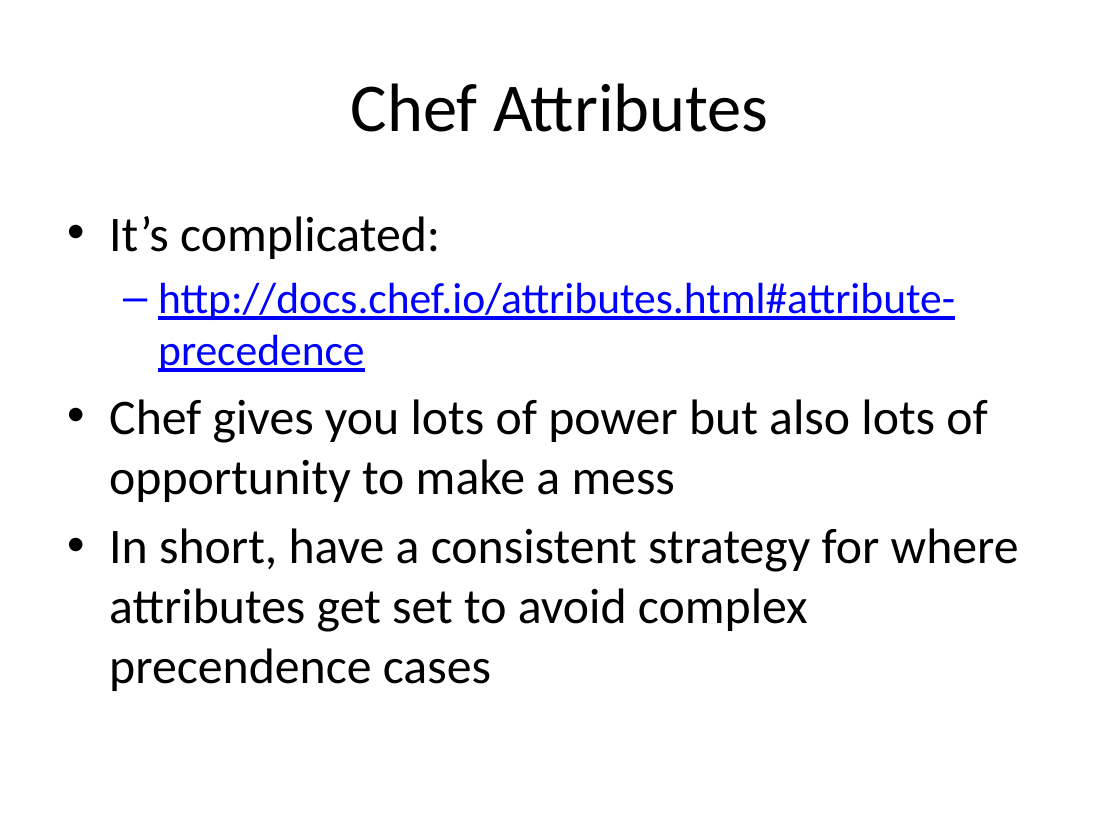
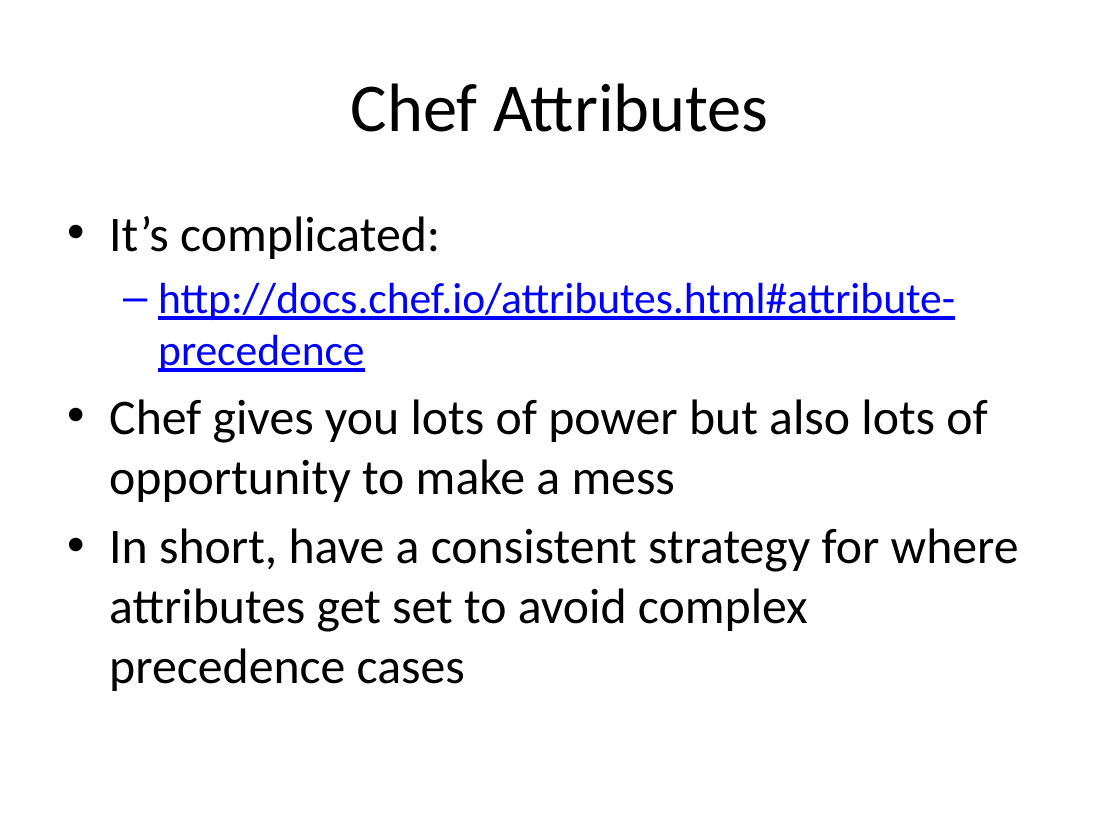
Before and after one commit to zvickery/bcc-2015, a slide deck: slide 7 of presentation/IntroToChef.pptx. Drawn at 1120x840 pixels with LibreOffice and Linux fonts; fonts in the diff are those of the drawing. Boxes give left, top, right and bottom in pixels: in the first picture for what was removed or moved away, otherwise in the second. Text is boxed around its words. In the diff, an @@ line names an element or a change of style, - is before the commit and + after.

```diff
--- a/presentation/IntroToChef.pptx
+++ b/presentation/IntroToChef.pptx
@@ text at [109, 528, 1019, 691]: text changed @@
-• In short, have a consistent strategy for where attributes get set to avoid complex precendence cases
+• In short, have a consistent strategy for where attributes get set to avoid complex precedence cases
```
Also in this commit, not shown: 3 other slides changed, 4 slides added, 5 other files.
